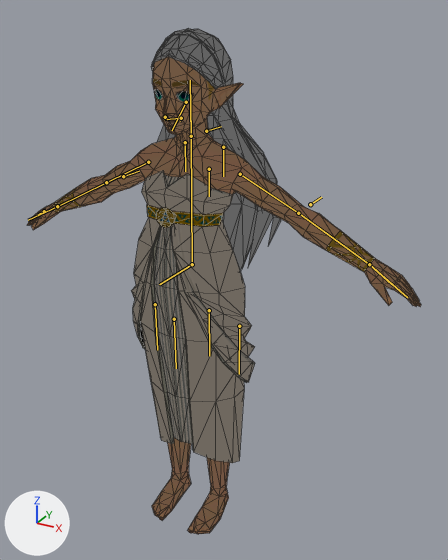
One commit to the Blender file actor/BotWZelda/Zelda-lores-joined.blend: the scene before it, then after it.
One viewpoint serves both versions: a 50 mm lens placed at (1.076, -1.723, 1.91), pointed at (0.086, 0.076, 1.011). Lighting does not change. The marker at lower left points along +X, +Y and +Z. The bones that bend it are drawn over the model as lines. Mesh edges are drawn as thin lines.

Objects in the first picture: 'Zelda'.
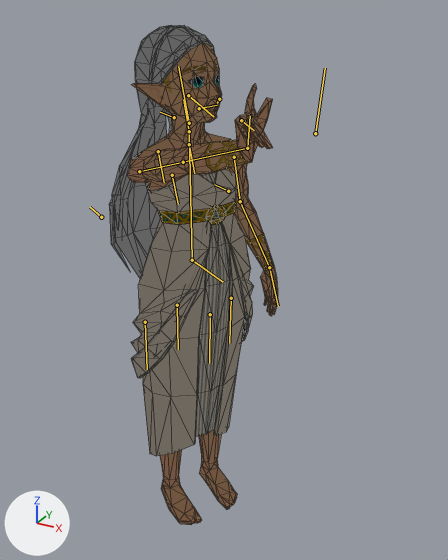
The newer file adds an action. The first version stands in its rest pose; the second is drawn at frame 32 of the action 'LookPoint'.

Scene script edits in JSON lines:
```json
{"block": "bone_rfingers", "where": "bone_rfingers = bpy.data.objects['ZeldaSkel'].pose.bones['RFingers']  # child of 'RHand'"}
{"op": "set", "path": "bone_rfingers.rotation_quaternion", "old": "(1.0, 0.0, 0.0, 0.0)", "new": "(0.609, -0.651, -0.25, -0.378)", "note": "degrees (0, 0, 0) -> degrees (-87, -53, -13)"}
{"block": "bone_lhandik", "where": "bone_lhandik = bpy.data.objects['ZeldaSkel'].pose.bones['LHandIK']"}
{"op": "set", "path": "bone_lhandik.location", "old": "(0.0, 0.0, 0.0)", "new": "(-0.319, -0.363, -0.252)"}
{"op": "set", "path": "bone_lhandik.rotation_quaternion", "old": "(1.0, 0.0, 0.0, 0.0)", "new": "(0.769, -0.164, -0.529, 0.32)", "note": "degrees (0, 0, 0) -> degrees (-57, -45, 70)"}
{"block": "bone_rhandik", "where": "bone_rhandik = bpy.data.objects['ZeldaSkel'].pose.bones['RHandIK']"}
{"op": "set", "path": "bone_rhandik.location", "old": "(0.0, 0.0, 0.0)", "new": "(-0.548, -1.136, -0.431)"}
{"op": "set", "path": "bone_rhandik.rotation_quaternion", "old": "(1.0, 0.0, 0.0, 0.0)", "new": "(0.183, -0.442, 0.46, 0.748)", "note": "degrees (0, 0, 0) -> degrees (-110, 124, 14)"}
{"block": "bone_larmpole", "where": "bone_larmpole = bpy.data.objects['ZeldaSkel'].pose.bones['LArmPole']"}
{"op": "set", "path": "bone_larmpole.location", "old": "(0.0, 0.0, 0.0)", "new": "(-0.409, 0.193, -0.056)"}
{"op": "set", "path": "bone_larmpole.rotation_quaternion", "old": "(1.0, 0.0, 0.0, 0.0)", "new": "(0.859, 0.02, 0.01, 0.511)", "note": "degrees (0, 0, 0) -> degrees (3, 0, 61)"}
{"block": "bone_rarmpole", "where": "bone_rarmpole = bpy.data.objects['ZeldaSkel'].pose.bones['RArmPole']"}
{"op": "set", "path": "bone_rarmpole.location", "old": "(0.0, 0.0, 0.0)", "new": "(0.121, -0.288, -0.059)"}
{"op": "set", "path": "bone_rarmpole.rotation_quaternion", "old": "(1.0, 0.0, 0.0, 0.0)", "new": "(0.856, 0.03, 0.035, 0.514)", "note": "degrees (0, 0, 0) -> degrees (5, 2, 62)"}
{"block": "bone_headik", "where": "bone_headik = bpy.data.objects['ZeldaSkel'].pose.bones['HeadIK']"}
{"op": "set", "path": "bone_headik.location", "old": "(0.0, 0.0, 0.0)", "new": "(0.006, 0.044, 0.02)"}
{"op": "set", "path": "bone_headik.rotation_quaternion", "old": "(1.0, 0.0, 0.0, 0.0)", "new": "(0.759, -0.088, 0.643, 0.071)", "note": "degrees (0, 0, 0) -> degrees (-15, 80, -2)"}
{"block": "bone_torsopole", "where": "bone_torsopole = bpy.data.objects['ZeldaSkel'].pose.bones['TorsoPole']"}
{"op": "set", "path": "bone_torsopole.location", "old": "(0.0, 0.0, 0.0)", "new": "(-0.082, -0.073, 0.049)"}
{"op": "set", "path": "bone_torsopole.rotation_quaternion", "old": "(1.0, 0.0, 0.0, 0.0)", "new": "(0.859, 0.02, 0.01, 0.511)", "note": "degrees (0, 0, 0) -> degrees (3, 0, 61)"}
{"block": "bone_rootik", "where": "bone_rootik = bpy.data.objects['ZeldaSkel'].pose.bones['RootIK']"}
{"op": "set", "path": "bone_rootik.location", "old": "(0.0, 0.0, 0.0)", "new": "(-0.002, 0.001, 0.017)"}
{"op": "set", "path": "bone_rootik.rotation_quaternion", "old": "(1.0, 0.0, 0.0, 0.0)", "new": "(0.859, -0.02, -0.01, 0.511)", "note": "degrees (0, 0, 0) -> degrees (-3, 0, 61)"}
```

Location of each change, (x1, y1, x2, y2) in pixels of the pictures (448 x 560 px):
```json
{"object": "Zelda", "change": "posed", "before": [27, 28, 421, 534], "after": [109, 25, 278, 525], "on screen": "57% narrower"}
{"bone": "RFingers", "before": "(44, 211) to (38, 215)", "after": "(241, 120) to (254, 130)"}
{"bone": "LHandIK", "before": "(369, 264) to (407, 297)", "after": "(269, 267) to (278, 306)"}
{"bone": "RHandIK", "before": "(57, 206) to (28, 220)", "after": "(315, 133) to (325, 68)"}
{"bone": "LArmPole", "before": "(310, 204) to (321, 197)", "after": "(228, 191) to (214, 184)"}
{"bone": "RArmPole", "before": "(123, 176) to (139, 171)", "after": "(101, 217) to (90, 207)"}
{"bone": "HeadIK", "before": "(191, 136) to (190, 80)", "after": "(189, 123) to (178, 66)"}
{"bone": "TorsoPole", "before": "(206, 131) to (221, 126)", "after": "(174, 117) to (160, 112)"}
{"bone": "RootIK", "before": "(192, 264) to (159, 284)", "after": "(192, 260) to (223, 282)"}
```
